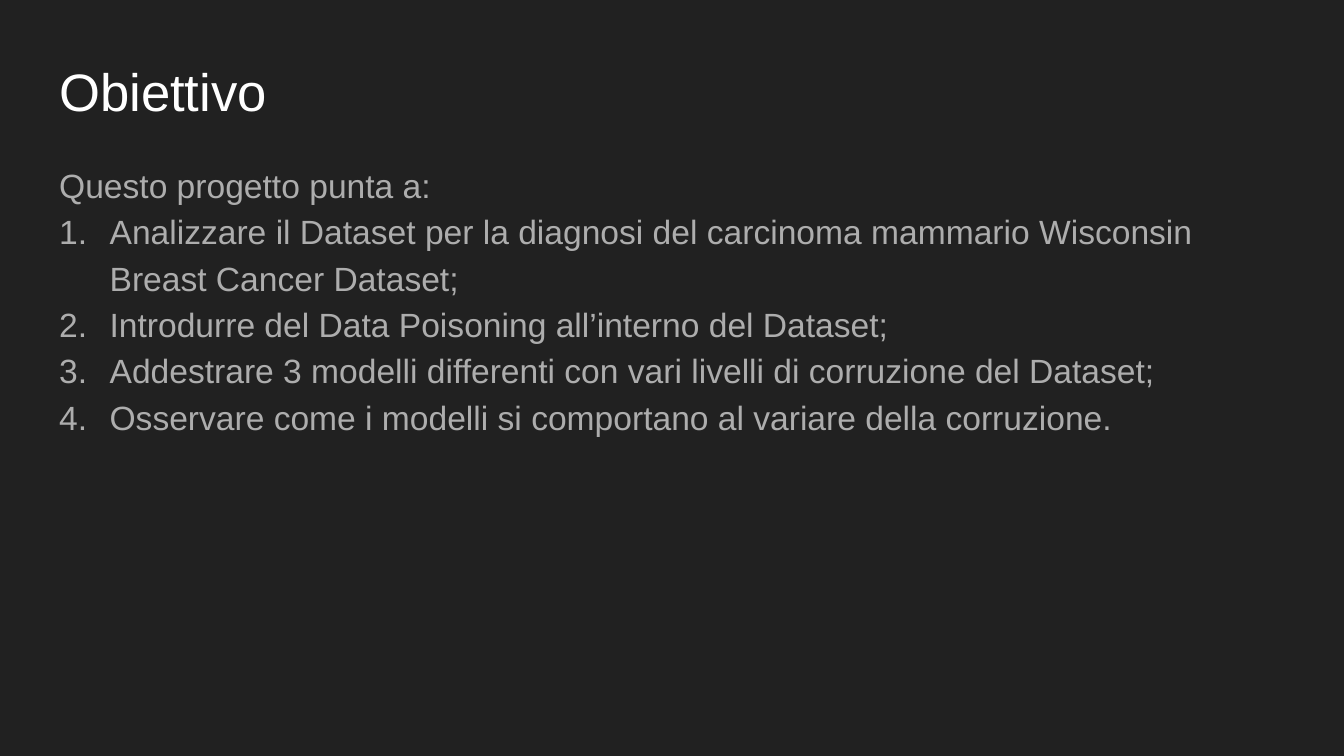
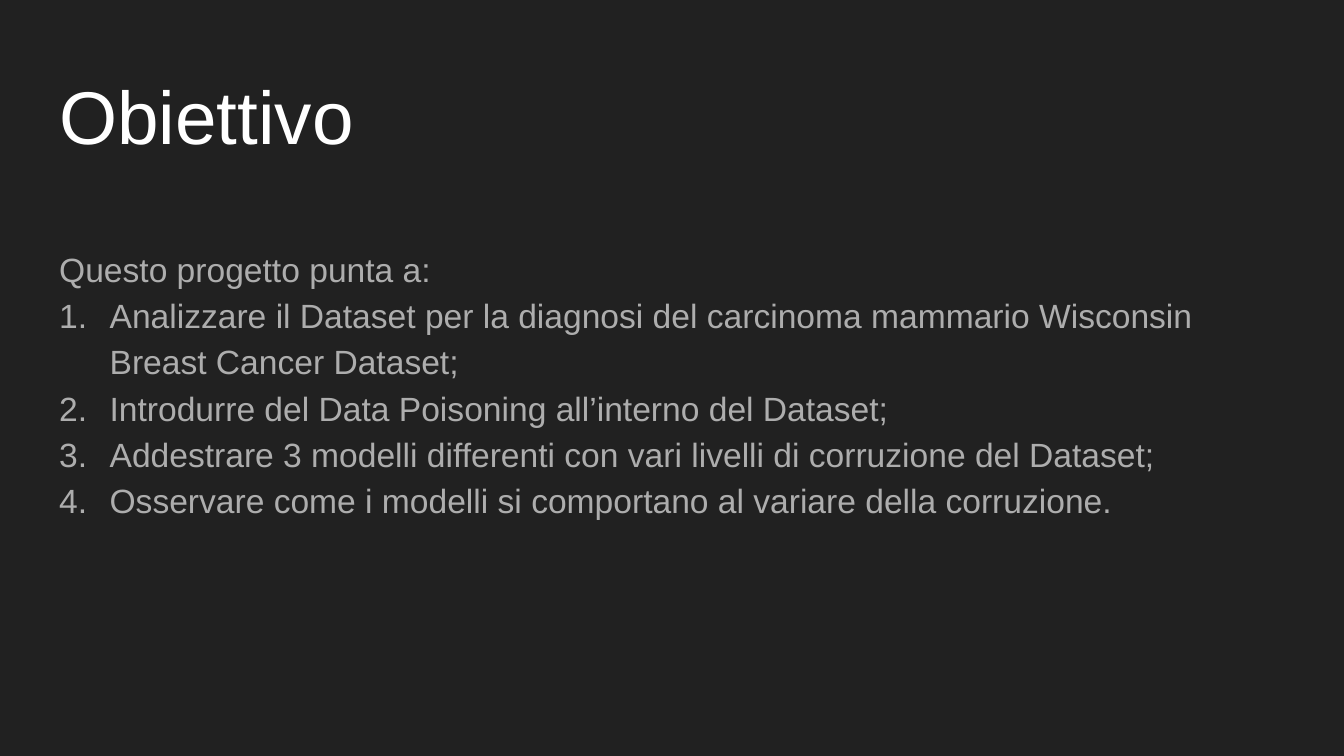
Before and after one commit to LorenzoPinaUnimib/Dataset_Degradetion, a slide deck: slide 2 of Presentazione Progetto Architetture dati.pptx. Drawn at 1344x756 pixels with LibreOffice and Linux fonts; fonts in the diff are those of the drawing. Boxes give left, top, right and bottom in pixels: in the first picture for what was removed or moved away, otherwise in the second. Text is boxed around its words. In the diff, an @@ line names an element or a change of style, - is before the commit and + after.

```diff
--- a/Presentazione Progetto Architetture dati.pptx
+++ b/Presentazione Progetto Architetture dati.pptx
@@ text "Obiettivo": place and size @@
-text "Obiettivo" at <box>59,73,267,112</box>
+text "Obiettivo" at <box>59,90,353,145</box>
@@ text "Obiettivo" at <box>59,90,353,145</box>: size 28.2 to 40 pt @@
@@ text "Questo progetto punta a:": place and size @@
-text "Questo progetto punta a:" at <box>59,174,1192,436</box>
+text "Questo progetto punta a:" at <box>59,258,1192,519</box>
```
Also in this commit, not shown: 9 other slides changed, 3 slides added, 3 slides removed, 1 other file.
